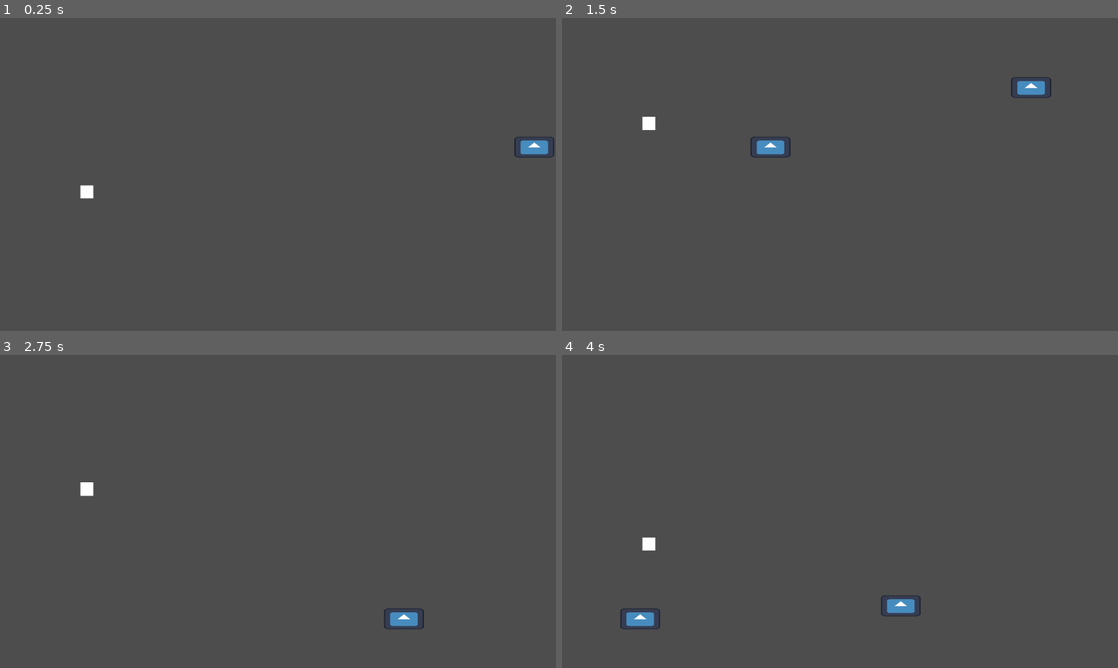
Above: before the commit, frames 1-4 (two rows, left to right).
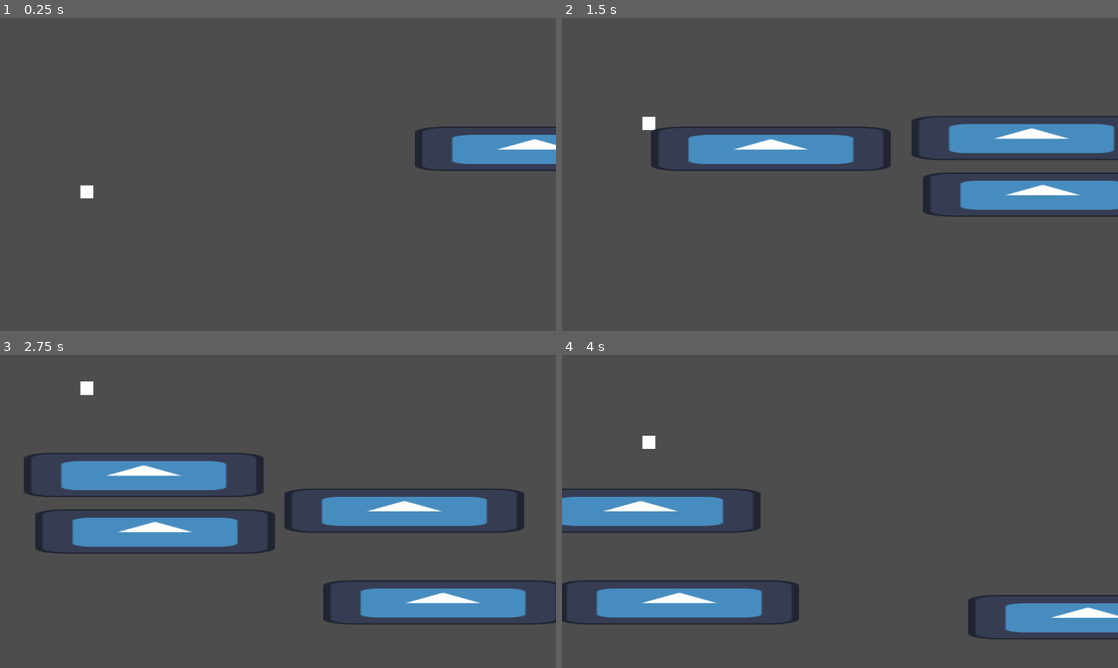
Above: after the commit, the same moments.

Repository: mauro-vb/mobile-game-project
Game: Godot game, scene res://scenes/main.tscn
The game is run twice, just before and just after one commit, with the same random seed, the same clock (stepped at 60 frames per second) and the same inputs. The engine's default icon, where the game draws it, is replaced by a stand-in: a white triangle on a blue panel in a dark square.
Inputs:
- Up to frame 1 (0.25 s): no input
- Up to frame 2 (1.5 s): hold Up (up) 0.53-1.28 s; hold Down (down) from 1.28 s (still down)
- Up to frame 3 (2.75 s): release Down (down) at 2.03 s; hold Up (up) from 2.03 s (still down)
- Up to frame 4 (4 s): release Up (up) at 3.53 s; hold Down (down) from 3.53 s (still down)

The runs differ from the first frame. In frame 1, 2.1% of the frame differs, in the area x 74-100%, y 34-49%; in frame 2, 10%; in frame 3, 14%, in the area x 4-100%, y 8-88%; in frame 4, 9.7%.

Commit message:
added different wall spawn types, and front collision detection

Diff:
--- a/scenes/obstacles/static_wall.tscn
+++ b/scenes/obstacles/static_wall.tscn
@@ -6,6 +6,10 @@
 [ext_resource type="Texture2D" uid="uid://dnn8n3048qgl7" path="res://icon.svg" id="4_1fg68"]
 
 [sub_resource type="RectangleShape2D" id="RectangleShape2D_dxxsk"]
+size = Vector2(550, 100)
+
+[sub_resource type="CapsuleShape2D" id="CapsuleShape2D_kixny"]
+height = 100.0
 
 [node name="StaticWall" type="Node2D"]
 script = ExtResource("3_1gmwq")
@@ -19,10 +23,17 @@
 
 [node name="WallHealthComponent" type="Node2D" parent="."]
 script = ExtResource("3_garwq")
+health = 2
 
 [node name="Sprite2D" type="Sprite2D" parent="."]
-position = Vector2(0, -2)
-scale = Vector2(0.71875, 0.375)
+position = Vector2(0.999992, 1)
+scale = Vector2(4.3125, 0.796875)
 texture = ExtResource("4_1fg68")
 
+[node name="DamageArea" type="Area2D" parent="."]
+
+[node name="CollisionShape2D" type="CollisionShape2D" parent="DamageArea"]
+position = Vector2(-276, 0)
+shape = SubResource("CapsuleShape2D_kixny")
+
 [connection signal="health_depleted" from="WallHealthComponent" to="." method="_on_health_component_health_depleted"]
--- a/scripts/game_parameters.gd
+++ b/scripts/game_parameters.gd
@@ -4,3 +4,5 @@
 const WINDOW_HEIGHT = 720
 
 const WINDOW_WIDTH = 1280
+
+const PLAYER_SIZE = 30
--- a/scripts/obstacle_gen.gd
+++ b/scripts/obstacle_gen.gd
@@ -11,18 +11,27 @@
 	spawn_obstacle("static_wall")
 
 
-
 # Called every frame. 'delta' is the elapsed time since the previous frame.
-func _process(delta):
+func _process(_delta):
 	pass
 
 
-
-func spawn_obstacle(obstacle_name):
+func spawn_obstacle(obstacle_name, y = 300, x_displacement=0):
 	var obstacle = obstacle_dict[obstacle_name].instantiate()
-	obstacle.position = Vector2(SPAWN_LINE_X, randi_range(30, GameParameters.WINDOW_HEIGHT-30))
+	#obstacle.size = Vector2(500,randi_range(50, 200))
+	obstacle.position = Vector2(SPAWN_LINE_X+x_displacement, y)
 	add_child(obstacle)
 
 
 func _on_timer_timeout():
-	spawn_obstacle("static_wall")
+	var mid = GameParameters.WINDOW_HEIGHT / 2
+	if randf() > .5:
+		spawn_obstacle("static_wall", randi_range(30, GameParameters.WINDOW_HEIGHT-30))
+	else:
+		var separation = randi_range(GameParameters.PLAYER_SIZE + 100, 250)
+		var y_first = randi_range(30, GameParameters.WINDOW_HEIGHT-30)
+		var y_second = y_first + separation if y_first < GameParameters.WINDOW_HEIGHT / 2 else y_first - separation
+		var x_delay = randi_range(0, 100) if randf() > .2 else 0
+		spawn_obstacle("static_wall",y_first,x_delay)
+		spawn_obstacle("static_wall",y_second)
+	$Timer.wait_time = 1+randf()
--- a/scripts/player.gd
+++ b/scripts/player.gd
@@ -43,3 +43,6 @@
 		if hitbox.get_parent() is StaticWall:
 			velocity.y *= -1
 			hitbox.damage(1)
+	else:
+		print("ouch")
+		area.get_parent().speed = 0
--- a/scripts/static_wall.gd
+++ b/scripts/static_wall.gd
@@ -1,11 +1,11 @@
 extends Obstacle
 class_name StaticWall
 
-#var size : Vector2
+var size : Vector2
 
 func _ready():
-	var size = Vector2(500,randi_range(50, 200))
-	$HitBoxComponent/CollisionShape2D.shape.size = size
+	pass
+	#$HitBoxComponent/CollisionShape2D.shape.size = size
 	#$Sprite2D.
 
 func _process(delta):
Not shown: 1 places in scenes/obstacles/static_wall.tscn that only renumber resources
